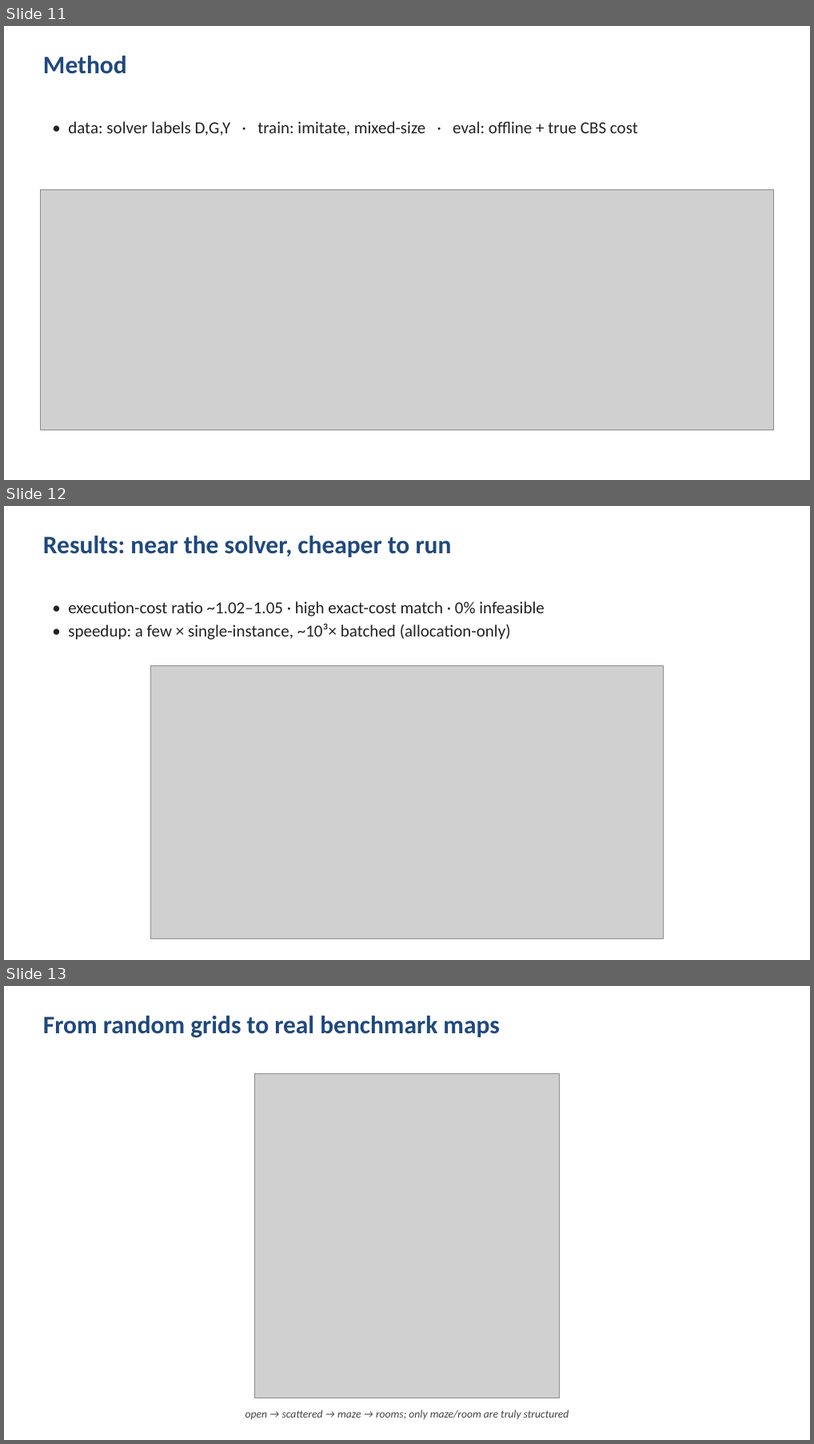
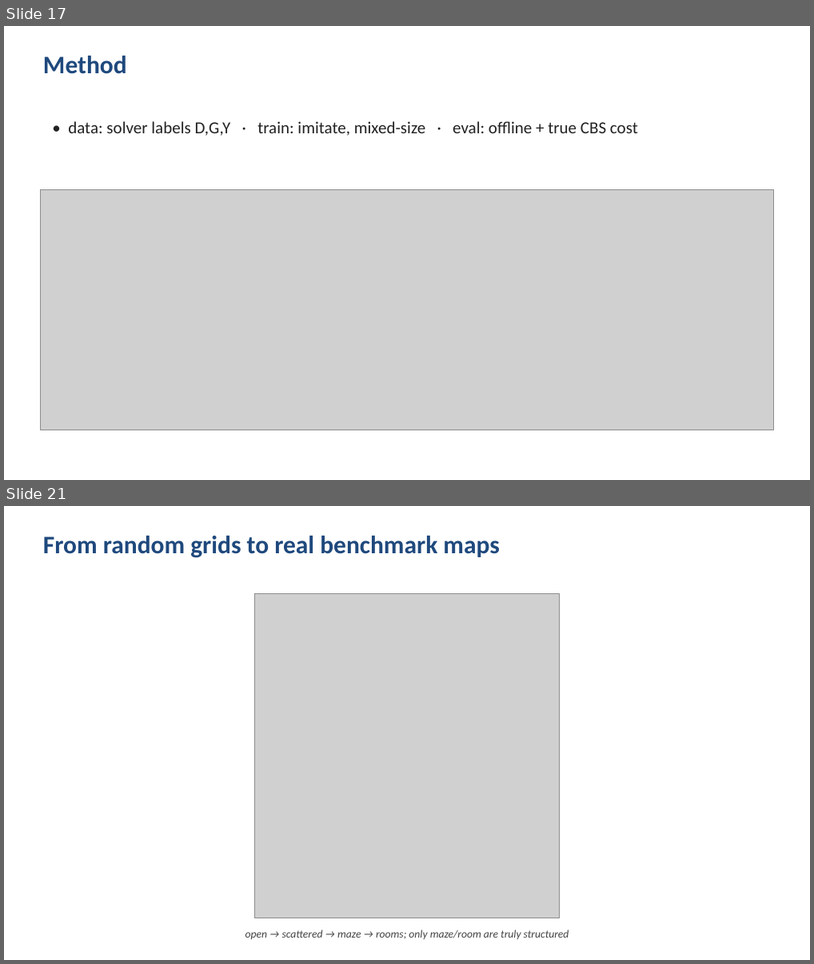
Before and after one commit to Dayan135/Neural_MCPF_Allocation, a slide deck: presentation/slides_claude.pptx. Shown one above the other, each under a label of ours: slides 11, 12 and 13 before the commit, slides 17 and 21 after it; the slides between them are not shown. The pictures are 814x1444 and 814x964 pixels, drawn with LibreOffice and Linux fonts; fonts in the diff are those of the drawing; grey boxes stand for pictures. Boxes give left, top, right and bottom in pixels: in the first picture for what was removed or moved away, otherwise in the second. Text is boxed around its words. In the diff, an @@ line names an element or a change of style, - is before the commit and + after.

```diff
--- a/presentation/slides_claude.pptx
+++ b/presentation/slides_claude.pptx
@@ slide 12 removed at [4,506,810,960], background #FFFFFF @@
@@ text removed at [43,536,452,557] @@
-Results: near the solver, cheaper to run
@@ text removed at [68,601,545,640] @@
-• execution-cost ratio ~1.02–1.05 · high exact-cost match · 0% infeasible
-• speedup: a few × single-instance, ~10³× batched (allocation-only)
@@ picture removed at [151,666,663,939] @@
@@ what was slide 11 is now slide 17 @@
@@ what was slide 13 is now slide 21 @@
```
Also in this commit, not shown: 7 slides changed, 11 slides added, 4 other slides removed, 20 other files.
